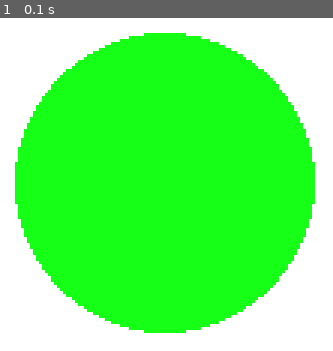
Above: before the commit, frame 1.
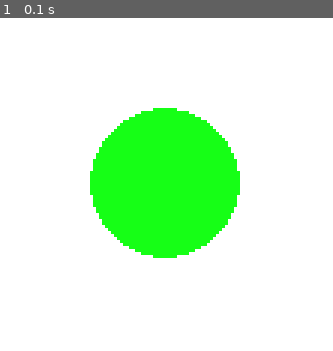
Above: after the commit, the same moment.

Repository: bhawesh2002/learning_path_to_PyGame
Game: pygame game, started from bouncy_walls/bouncy_walls.py
The game is run twice, just before and just after one commit, with the same random seed, the same clock (stepped at 60 frames per second) and the same inputs.
Inputs:
- Up to frame 1 (0.1 s): no input

The runs differ from the first frame. In frame 1, 48% of the frame differs, in the area x 4-95%, y 4-95%.

Commit message:
make the ball smaller i size

Diff:
--- a/bouncy_walls/bouncy_walls.py
+++ b/bouncy_walls/bouncy_walls.py
@@ -11,7 +11,7 @@
 
 while True:
     window.fill((255,255,255))
-    ball = pygame.draw.circle(window,(22,255,22),(55,55),50)
+    ball = pygame.draw.circle(window,(22,255,22),(55,55),25)
     pygame.display.update()
     for event in pygame.event.get():
         if event.type == QUIT or (event.type == KEYDOWN and event.key == K_q):
